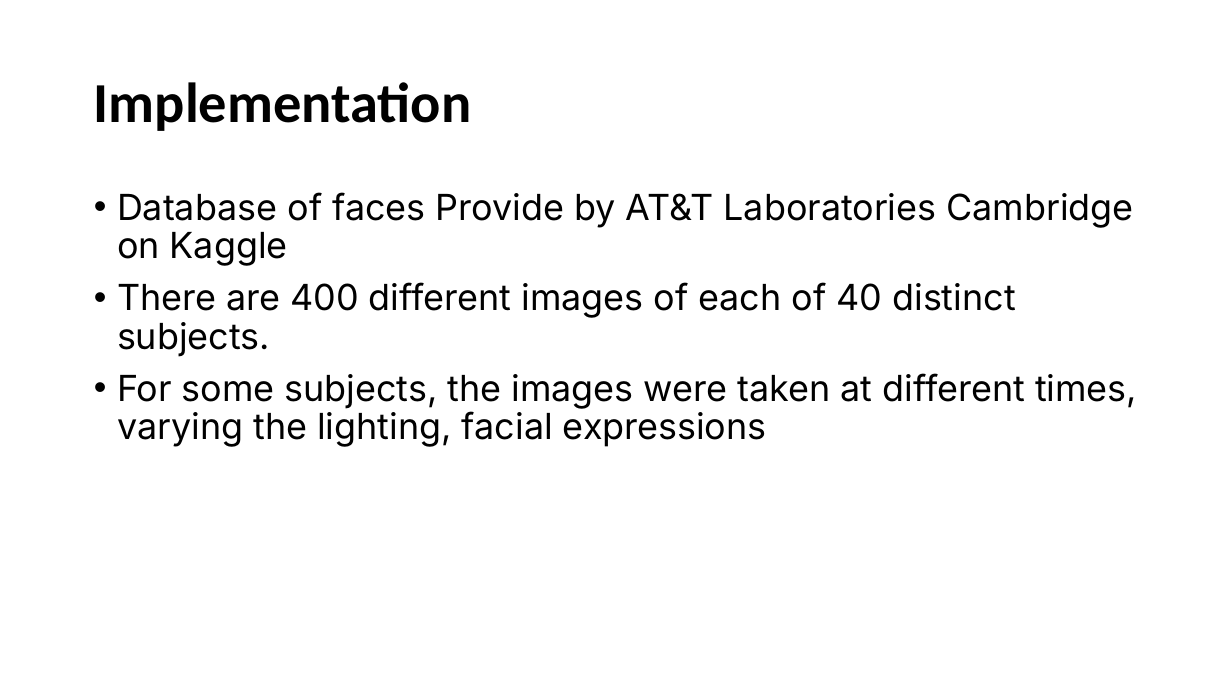
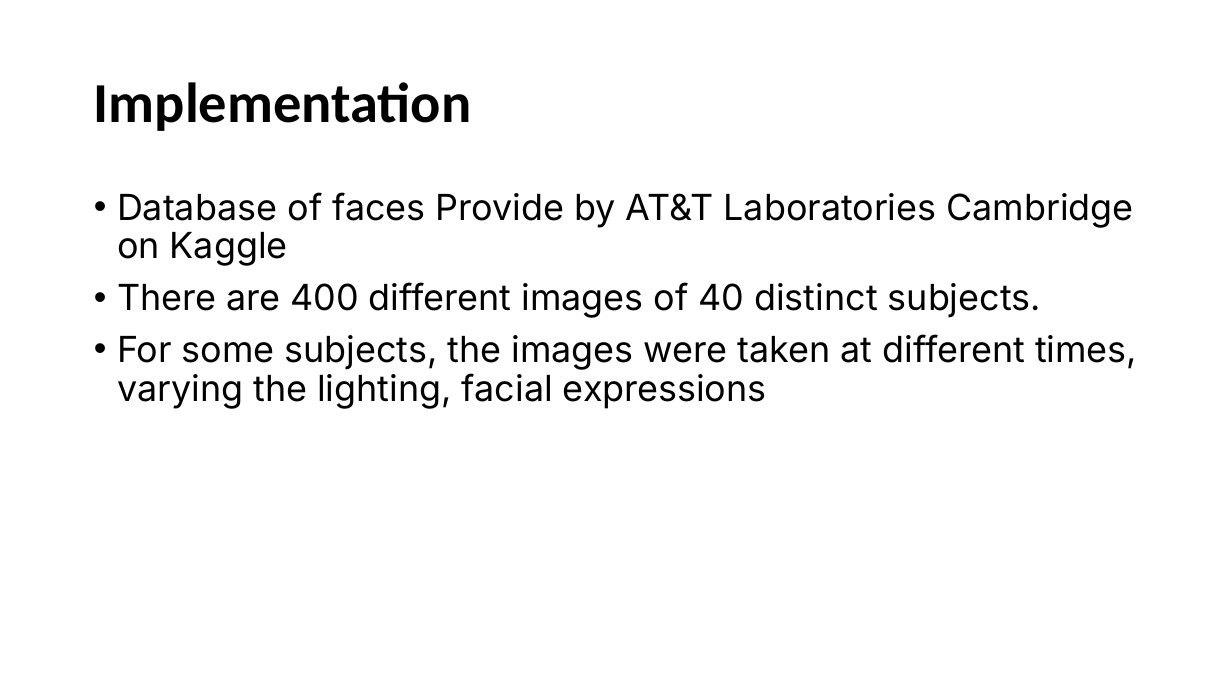
Before and after one commit to MatGhazi/Computer_vision, a slide deck: slide 14 of FaceRecognition/FaceRecognition.PPTX (slide 13 before the commit). Drawn at 1232x693 pixels with LibreOffice and Linux fonts; fonts in the diff are those of the drawing. Boxes give left, top, right and bottom in pixels: in the first picture for what was removed or moved away, otherwise in the second. Text is boxed around its words. In the diff, an @@ line names an element or a change of style, - is before the commit and + after.

```diff
--- a/FaceRecognition/FaceRecognition.PPTX
+++ b/FaceRecognition/FaceRecognition.PPTX
@@ text at (117, 282, 1041, 318): text changed @@
-• There are 400 different images of each of 40 distinct subjects.
+• There are 400 different images of 40 distinct subjects.
```
Also in this commit, not shown: 7 other slides changed, 2 slides added, 1 slide removed, 1 other file.
